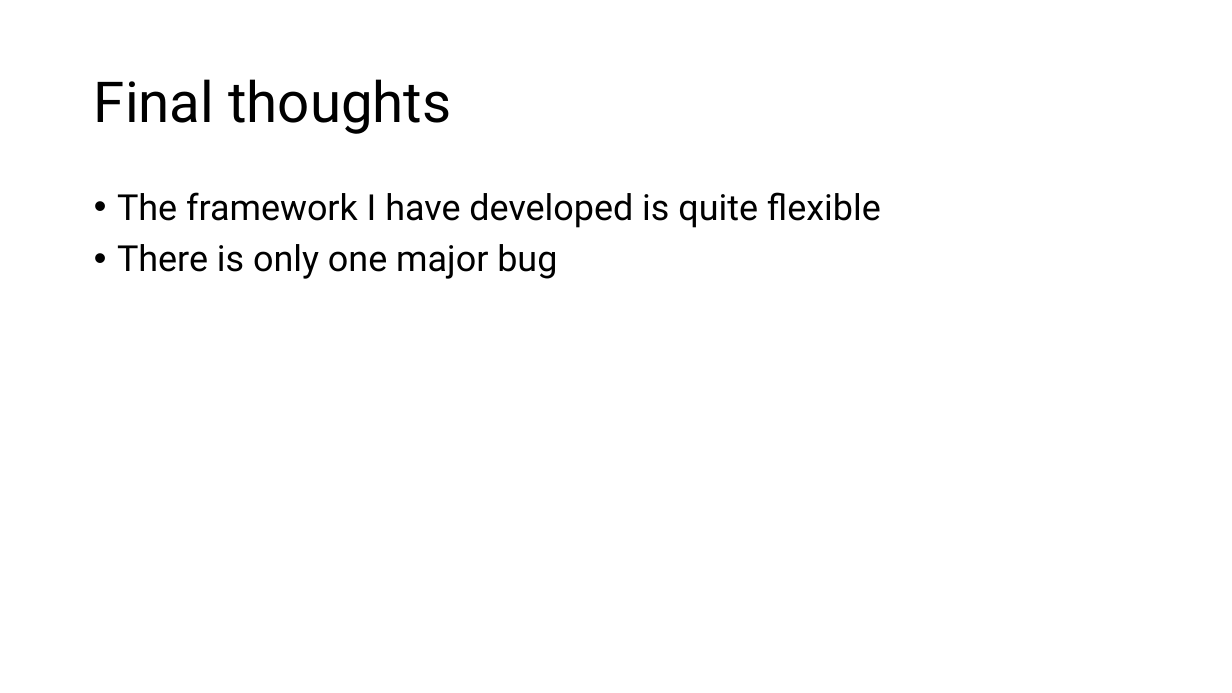
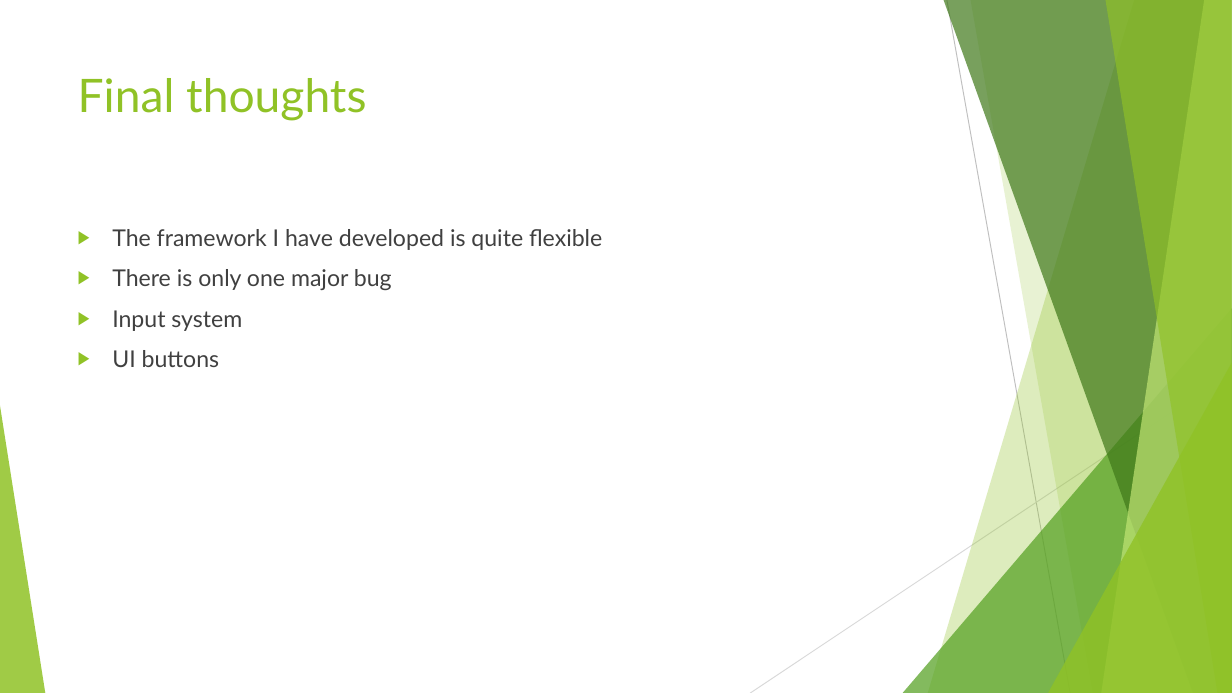
Before and after one commit to Theo-Bradley/TileGame, a slide deck: slide 8 of Presentation.pptx. Drawn at 1232x693 pixels with LibreOffice and Linux fonts; fonts in the diff are those of the drawing. Boxes give left, top, right and bottom in pixels: in the first picture for what was removed or moved away, otherwise in the second. Text is boxed around its words. In the diff, an @@ line names an element or a change of style, - is before the commit and + after.

```diff
--- a/Presentation.pptx
+++ b/Presentation.pptx
@@ title "Final thoughts": place and size @@
-title "Final thoughts" at [94,79,451,134]
+title "Final thoughts" at [78,78,366,121]
@@ title "Final thoughts" at [78,78,366,121]: size 44 to 36 pt, font Roboto to Lato, text colour #000000 to #90C226; line spacing 0.9 to 1; vertical alignment middle to top @@
@@ text "The framework I have developed ...": place and size @@
-text "The framework I have developed ..." at [117,192,881,279]
+text "The framework I have developed ..." at [112,229,602,367]
@@ text at [112,229,602,290]: size 28 to 18 pt, font Roboto to Lato, text colour #000000 to #404040 in "The framework I have developed is quite ...", "There is only one major bug"; bullet • to ▶; line spacing 0.9 to 1 @@
@@ text at [112,310,242,367]: paragraphs added @@
+▶ Input system
+▶ UI buttons
@@ group added at [0,0,1232,693]: 5 freeform shapes, 3 triangles, 2 lines @@
```
Also in this commit, not shown: 6 other slides changed, 1 slide added, 1 slide removed, 50 other files.
